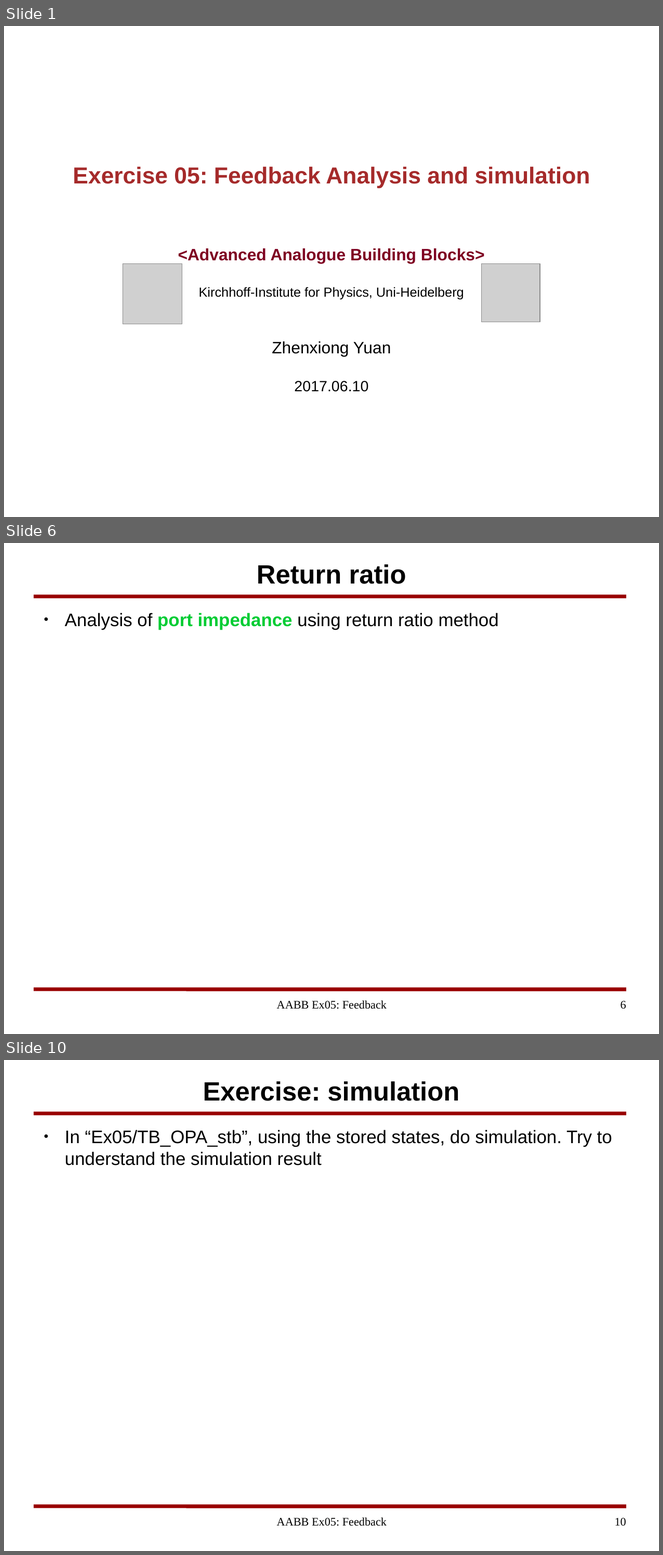
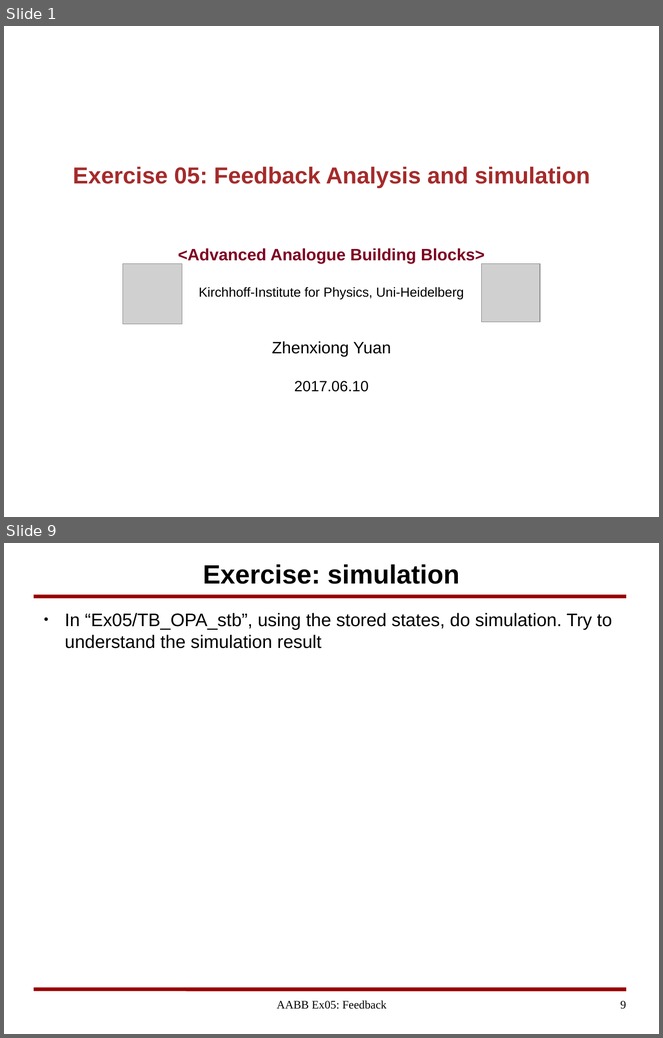
Before and after one commit to yuanzx10/Study, a slide deck: IntegratedCircuits/Notes/AABB_Exercise05_Feedback.odp. Shown one above the other, each under a label of ours: slides 1, 6 and 10 before the commit, slides 1 and 9 after it; the slides between them are not shown. The pictures are 663x1555 and 663x1038 pixels, drawn with LibreOffice and Linux fonts; fonts in the diff are those of the drawing; grey boxes stand for pictures; background and template pictures are left out. Boxes give left, top, right and bottom in pixels: in the first picture for what was removed or moved away, otherwise in the second. Text is boxed around its words. In the diff, an @@ line names an element or a change of style, - is before the commit and + after.

Commit message:
AABB_Feedbck v1

```diff
--- a/IntegratedCircuits/Notes/AABB_Exercise05_Feedback.odp
+++ b/IntegratedCircuits/Notes/AABB_Exercise05_Feedback.odp
@@ slide 6 removed at (4,543,659,1034), background #FFFFFF; not listed: 2 template elements that a slide beside it also shows @@
@@ title removed at (257,564,406,584) @@
-Return ratio
@@ text removed at (65,613,499,630) @@
-● Analysis of port impedance using return ratio method
@@ text removed at (277,1001,387,1009) @@
-AABB Ex05: Feedback
@@ page number removed at (621,1001,626,1009) @@
-6
@@ what was slide 10 is now slide 9 @@
@@ page number at (621,1001,626,1009): text changed @@
-10
+9
```
Also in this commit, not shown: 6 slides changed.
